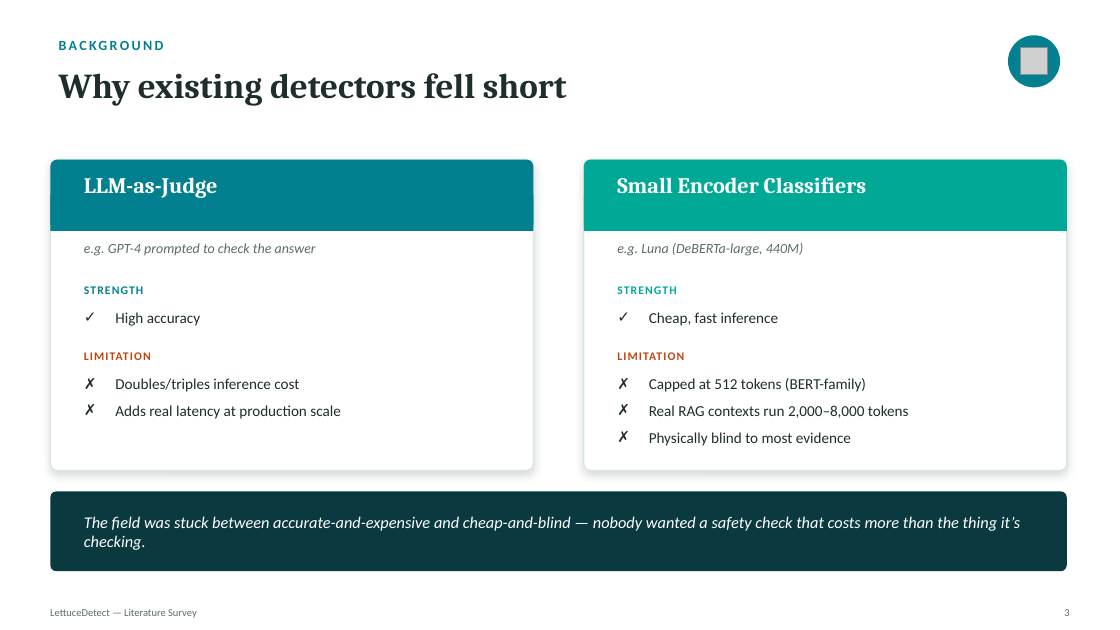
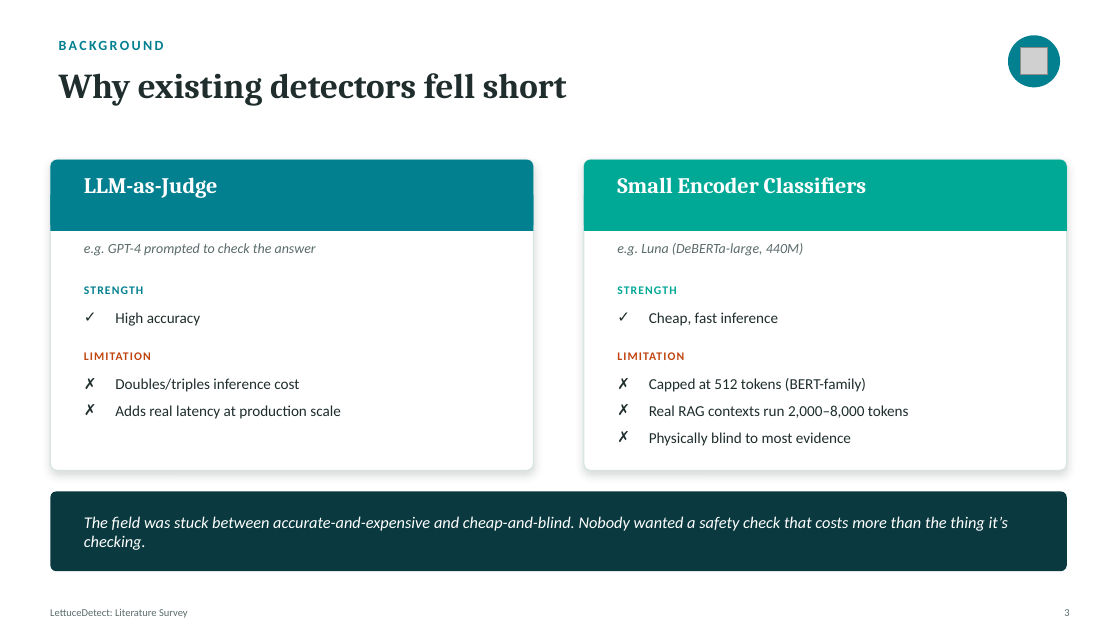
Before and after one commit to AfzalRaja001/lettucedetect-reimpl, a slide deck: slide 3 of docs/LettuceDetect_Presentation_.pptx. Drawn at 1120x630 pixels with LibreOffice and Linux fonts; fonts in the diff are those of the drawing; grey boxes stand for pictures. Boxes give left, top, right and bottom in pixels: in the first picture for what was removed or moved away, otherwise in the second. Text is boxed around its words. In the diff, an @@ line names an element or a change of style, - is before the commit and + after.

```diff
--- a/docs/LettuceDetect_Presentation_.pptx
+++ b/docs/LettuceDetect_Presentation_.pptx
@@ text at (x1=84, y1=516, x2=1008, y2=550): text changed @@
-The field was stuck between accurate-and-expensive and cheap-and-blind — nobody wanted a safety check that costs more than the thing it’s checking.
+The field was stuck between accurate-and-expensive and cheap-and-blind. Nobody wanted a safety check that costs more than the thing it’s checking.
@@ text at (x1=50, y1=609, x2=188, y2=618): text changed @@
-LettuceDetect — Literature Survey
+LettuceDetect: Literature Survey
```
Also in this commit, not shown: 20 other slides changed, 2 other files.
